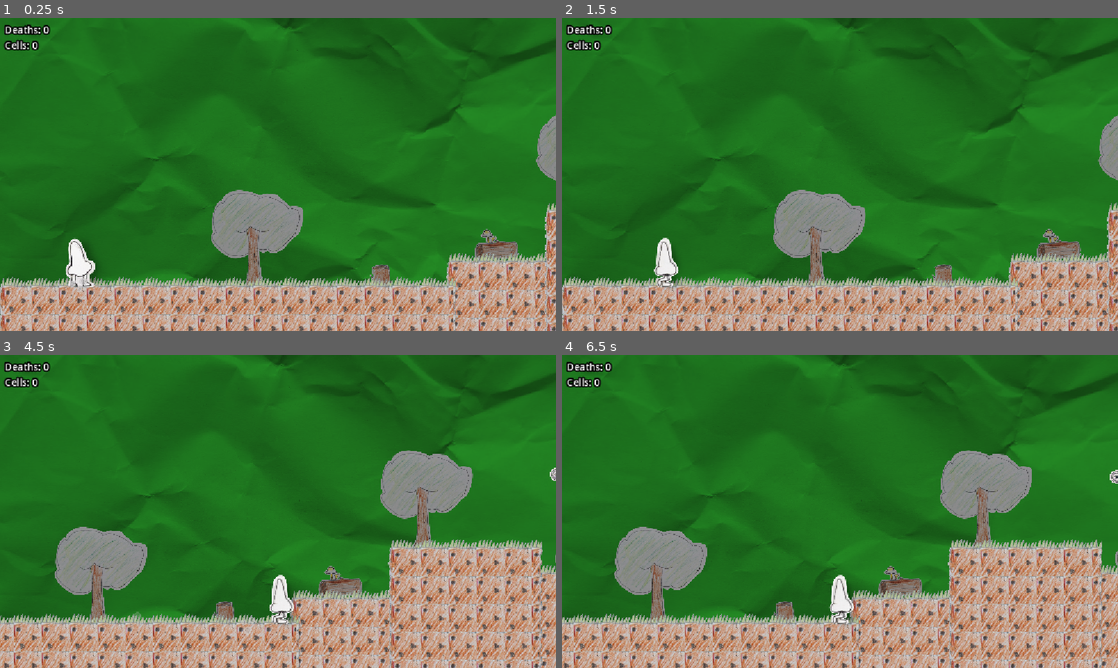
Above: before the commit, frames 1-4 (two rows, left to right).
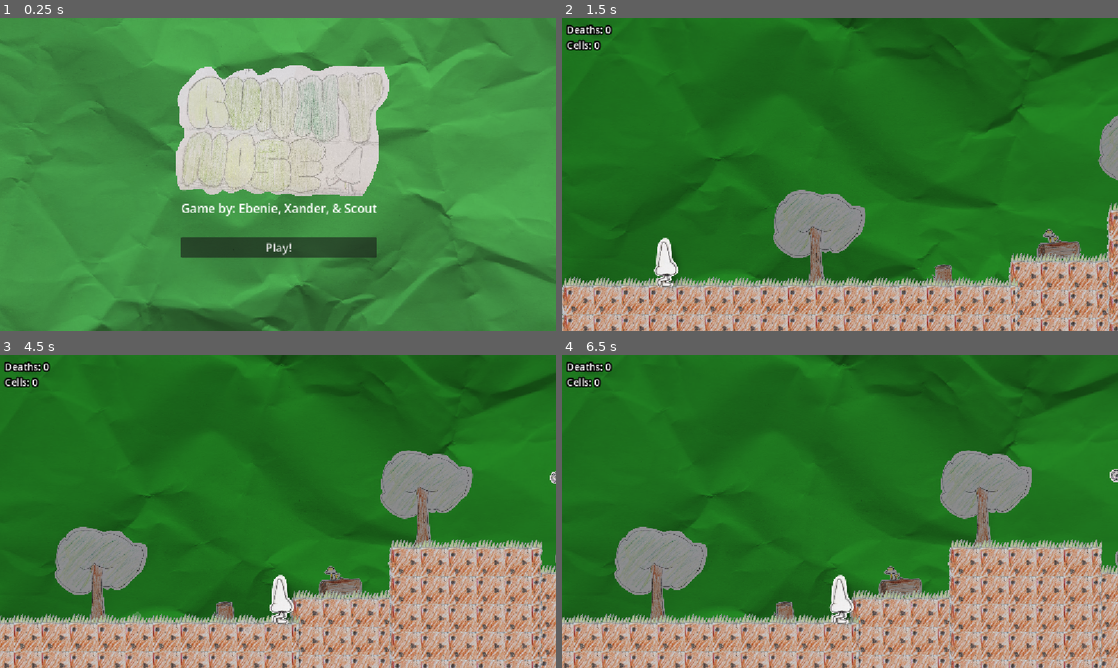
Above: after the commit, the same moments.

Repository: lmg-abe/runny-nose
Game: Godot game, scene res://menu.tscn
Same seed, same stepped clock (60 frames per second), same inputs: the game is played once before the commit and once after it. Before the commit the project starts from res://area_1.tscn. The engine's default icon, where the game draws it, is replaced by a stand-in: a white triangle on a blue panel in a dark square.
Inputs (mouse positions are in pixels of both pictures, inside the frame that each line leads up to):
- Up to frame 1 (0.25 s): no input
- Up to frame 2 (1.5 s): click (840, 246) at 0.5 s, where only the run after the commit has a clickable "Play!"; hold D (move_right) from 1.28 s (still down); tap 3 (dash) at 1.35 s
- Up to frame 3 (4.5 s): tap Space (jump) at 1.52, 2.27, 3.77 s; tap 2 (pick_up) at 2.1, 4.35 s; release D (move_right) at 2.78 s; hold A (move_left) 2.78-3.53 s; tap 1 (sneeze) at 2.85 s; hold D (move_right) from 3.53 s (still down); tap 3 (dash) at 3.6 s
- Up to frame 4 (6.5 s): tap Space (jump) at 4.52, 5.27 s; release D (move_right) at 5.03 s; hold A (move_left) 5.03-5.78 s; tap 1 (sneeze) at 5.1 s; hold D (move_right) from 5.78 s (still down); tap 3 (dash) at 5.85 s

The runs differ from the first frame. In frame 1, 99% of the frame differs, in the area x 0-100%, y 0-100%; in frame 2, less than 0.1%; in frame 3, less than 0.1%; in frame 4, less than 0.1%.

Commit message:
Main Menu Added

Diff:
--- a/ear_npc.tscn
+++ b/ear_npc.tscn
@@ -6,6 +6,13 @@
 [sub_resource type="CapsuleShape2D" id="CapsuleShape2D_qen3a"]
 radius = 64.0
 height = 256.0
+
+[sub_resource type="GDScript" id="GDScript_hppri"]
+script/source = "extends Sprite2D
+
+
+
+"
 
 [node name="ear_npc" type="Area2D" unique_id=434802834]
 script = ExtResource("1_uye5x")
@@ -16,5 +23,6 @@
 [node name="JohnEar" type="Sprite2D" parent="." unique_id=468454983]
 scale = Vector2(0.475, 0.475)
 texture = ExtResource("2_hppri")
+script = SubResource("GDScript_hppri")
 
 [connection signal="body_entered" from="." to="." method="_on_body_entered"]
--- /dev/null
+++ b/menu.tscn
@@ -0,0 +1,57 @@
+[gd_scene format=3 uid="uid://dovfofic34x8a"]
+
+[ext_resource type="Texture2D" uid="uid://b54wo2levf2yf" path="res://paper.jpg" id="1_mae5d"]
+[ext_resource type="Script" uid="uid://c3fwog6blolrm" path="res://return_to_title.gd" id="1_ytr4m"]
+[ext_resource type="Texture2D" uid="uid://q414oq2hgscb" path="res://logo.png" id="3_mae5d"]
+
+[node name="Credits" type="Control" unique_id=1457157402]
+layout_mode = 3
+anchors_preset = 15
+anchor_right = 1.0
+anchor_bottom = 1.0
+grow_horizontal = 2
+grow_vertical = 2
+
+[node name="MarginContainer" type="MarginContainer" parent="." unique_id=1659936678]
+layout_mode = 1
+anchors_preset = 15
+anchor_right = 1.0
+anchor_bottom = 1.0
+offset_left = 2.0
+offset_top = 113.0
+offset_right = 2.0
+offset_bottom = 113.0
+grow_horizontal = 2
+grow_vertical = 2
+
+[node name="CenterContainer" type="CenterContainer" parent="MarginContainer" unique_id=729600958]
+layout_mode = 2
+
+[node name="VBoxContainer" type="VBoxContainer" parent="MarginContainer/CenterContainer" unique_id=2104553168]
+layout_mode = 2
+
+[node name="Paper" type="Sprite2D" parent="MarginContainer/CenterContainer/VBoxContainer" unique_id=1576186570]
+modulate = Color(0.3943446, 0.88143784, 0.41021055, 1)
+position = Vector2(206, -95)
+scale = Vector2(0.6980014, 0.6980014)
+texture = ExtResource("1_mae5d")
+
+[node name="Label3" type="Label" parent="MarginContainer/CenterContainer/VBoxContainer" unique_id=167226581]
+layout_mode = 2
+theme_override_font_sizes/font_size = 25
+text = "Game by: Ebenie, Xander, & Scout
+"
+horizontal_alignment = 1
+
+[node name="Button" type="Button" parent="MarginContainer/CenterContainer/VBoxContainer" unique_id=374046026]
+layout_mode = 2
+theme_override_font_sizes/font_size = 24
+text = "Play!"
+script = ExtResource("1_ytr4m")
+
+[node name="Logo" type="Sprite2D" parent="MarginContainer/CenterContainer/VBoxContainer" unique_id=1998918623]
+position = Vector2(207, -146)
+scale = Vector2(0.11779776, 0.11779776)
+texture = ExtResource("3_mae5d")
+
+[connection signal="pressed" from="MarginContainer/CenterContainer/VBoxContainer/Button" to="MarginContainer/CenterContainer/VBoxContainer/Button" method="_on_pressed"]
--- a/project.godot
+++ b/project.godot
@@ -11,7 +11,7 @@
 [application]
 
 config/name="Runny Nose"
-run/main_scene="uid://6ajus81miifj"
+run/main_scene="uid://dovfofic34x8a"
 config/features=PackedStringArray("4.7", "Forward Plus")
 config/icon="res://icon.svg"
 
Binary file added: logo.png
Not shown, added: logo.png.import
Not shown, added: IMG_2363.HEIC
